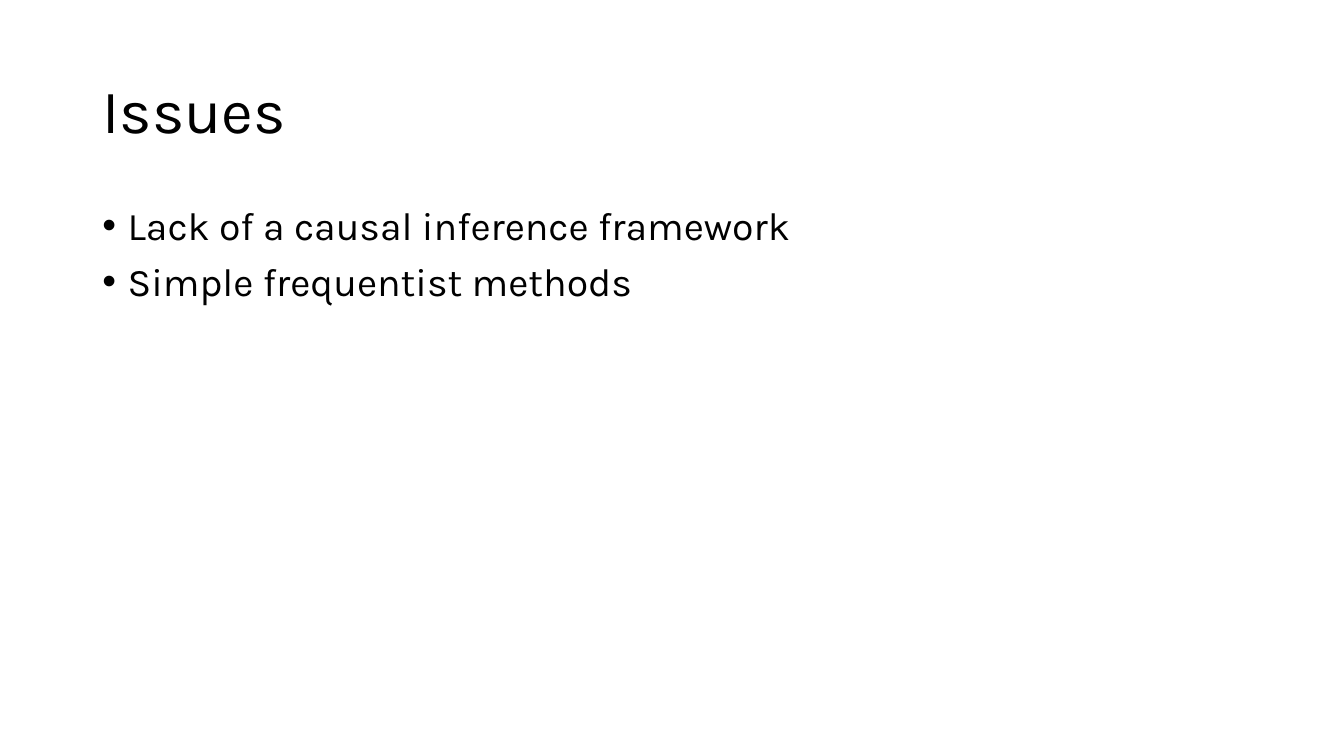
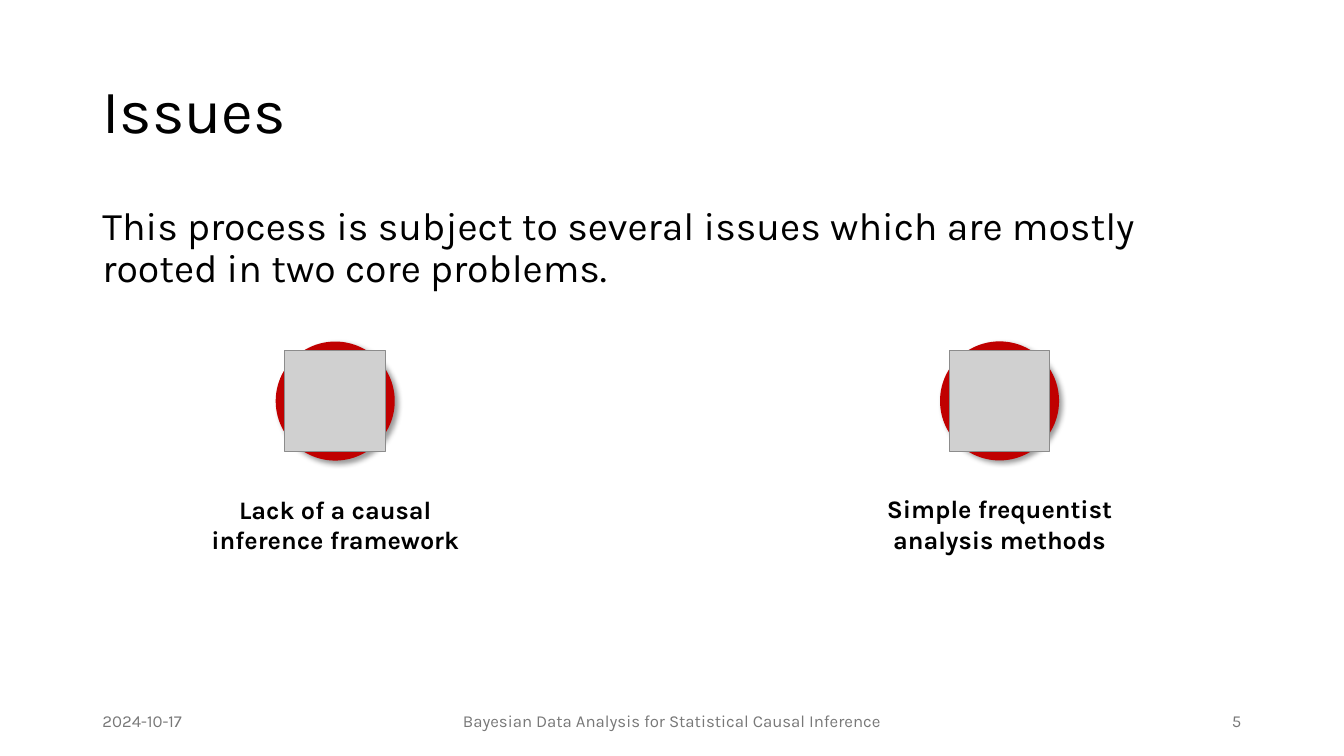
Before and after one commit to JulianFrattini/bda4sci, a slide deck: slide 5 of slides/singular/bda4sci.pptx (slide 6 before the commit). Drawn at 1344x756 pixels with LibreOffice and Linux fonts; fonts in the diff are those of the drawing; grey boxes stand for pictures. Boxes give left, top, right and bottom in pixels: in the first picture for what was removed or moved away, otherwise in the second. Text is boxed around its words. In the diff, an @@ line names an element or a change of style, - is before the commit and + after.

```diff
--- a/slides/singular/bda4sci.pptx
+++ b/slides/singular/bda4sci.pptx
@@ text at (102,213,1134,292): text changed @@
-• Lack of a causal inference framework
-• Simple frequentist methods
+This process is subject to several issues which are mostly rooted in two core problems.
@@ ellipse added at (276,342,395,461), fill #C00000 @@
@@ picture added at (285,351,386,452) @@
@@ ellipse added at (941,342,1060,461), fill #C00000 @@
@@ picture added at (950,351,1051,452) @@
@@ text added at (211,501,459,550), 18 pt, text #000000, bold @@
+Lack of a causal inference framework
@@ text added at (887,500,1112,555), 18 pt, text #000000, bold @@
+Simple frequentist
+analysis methods
@@ text added at (102,716,181,727), 12 pt, text #797979 @@
+2024-10-17
@@ text added at (463,715,880,731), 12 pt, text #797979 @@
+Bayesian Data Analysis for Statistical Causal Inference
@@ page number added at (1232,716,1241,727), 12 pt, text #797979 @@
+5
```
Also in this commit, not shown: 22 other slides changed, 34 slides added, 11 slides removed, 2 other files.
